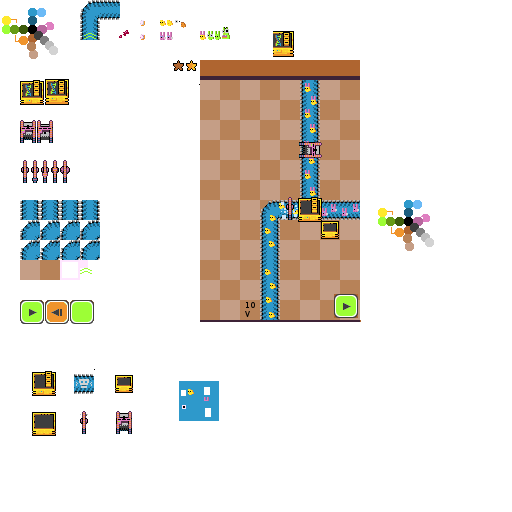
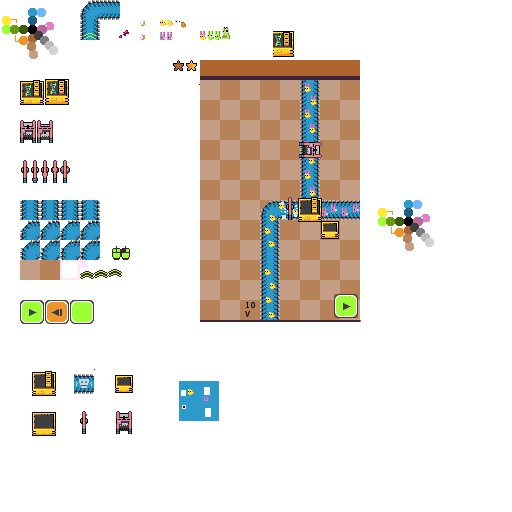
The second (512, 512) image is a revision of the first. Changes to its layers:
painted on "Background" over [80, 246, 130, 279]
